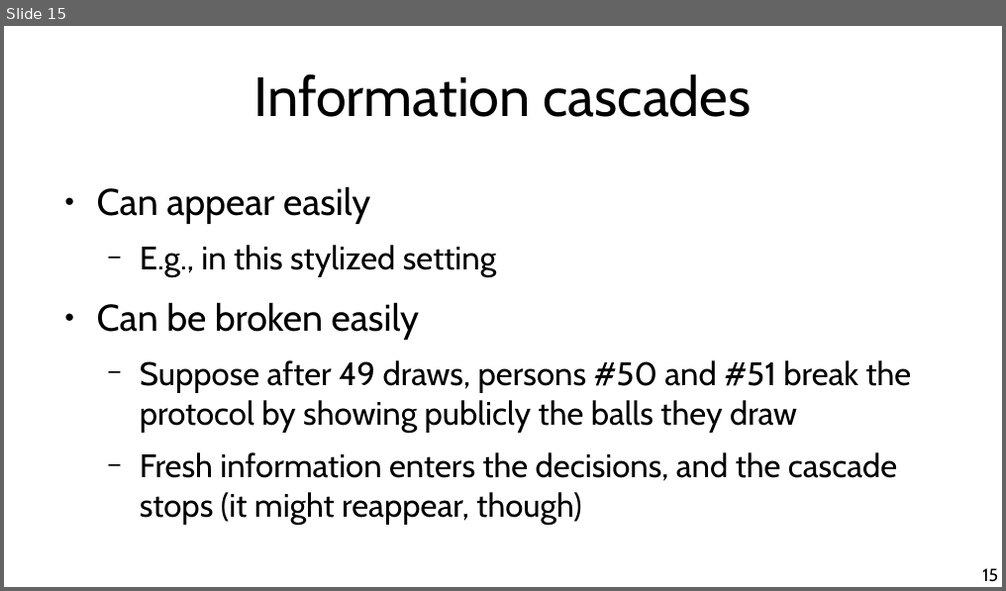
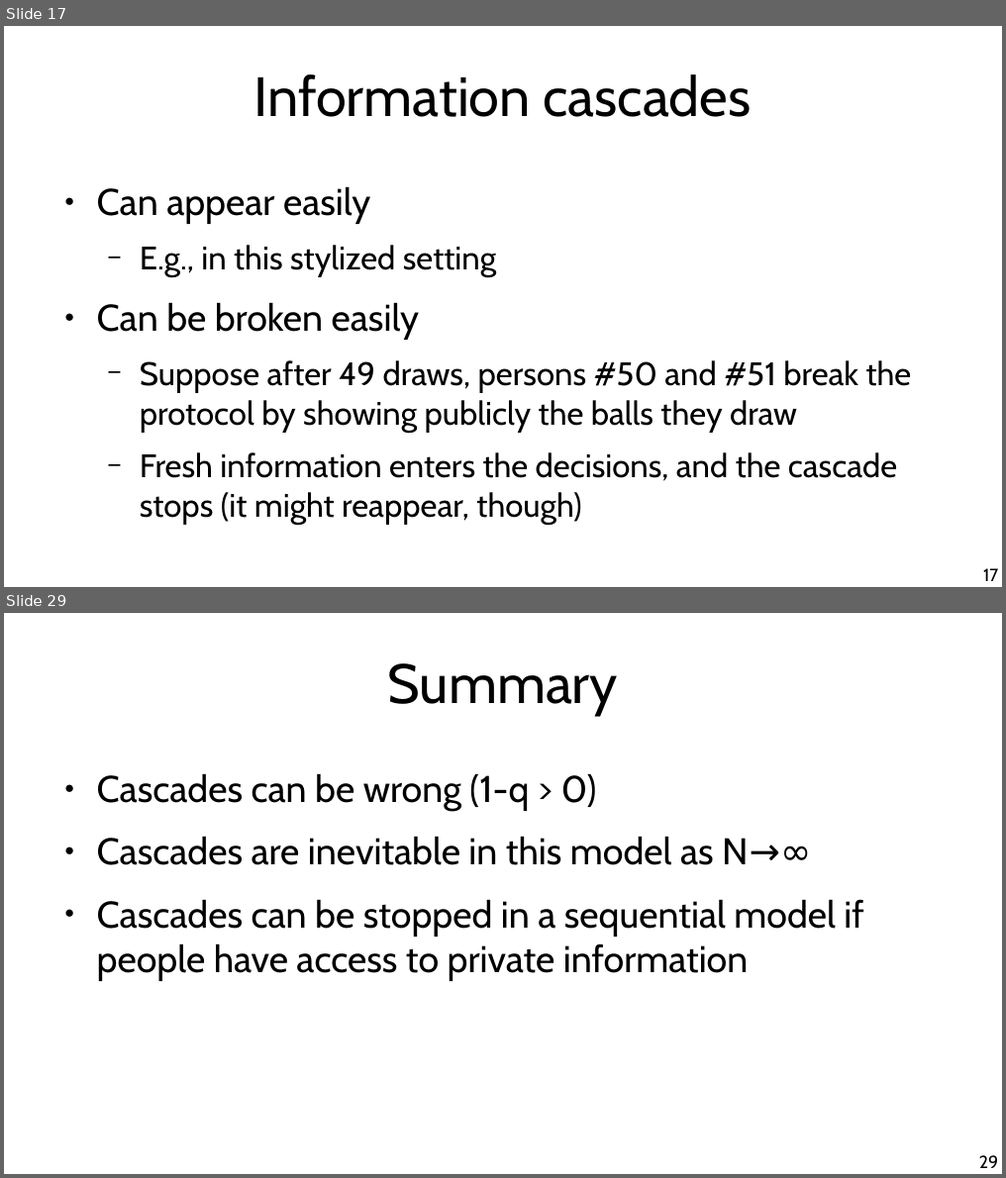
Before and after one commit to chatox/networks-science-course, a slide deck: theory/tt17_information_cascades.odp. Shown one above the other, each under a label of ours: slide 15 before the commit, slides 17 and 29 after it; the slides between them are not shown. The pictures are 1006x591 and 1006x1178 pixels, drawn with LibreOffice and Linux fonts; fonts in the diff are those of the drawing. Boxes give left, top, right and bottom in pixels: in the first picture for what was removed or moved away, otherwise in the second. Text is boxed around its words. In the diff, an @@ line names an element or a change of style, - is before the commit and + after.

Commit message:
Information cascades

```diff
--- a/theory/tt17_information_cascades.odp
+++ b/theory/tt17_information_cascades.odp
@@ slide 29 added at (4,613,1002,1174), background #FFFFFF @@
@@ title added at (387,663,618,715), 44 pt, text #000000 @@
+Summary
@@ text added at (97,773,863,981), 29.6 pt, text #000000 @@
+● Cascades can be wrong (1-q > 0)
+● Cascades are inevitable in this model as N→∞
+● Cascades can be stopped in a sequential model if people have access to private information
@@ page number added at (979,1156,998,1168), 14 pt, text #000000 @@
+29
@@ what was slide 15 is now slide 17 @@
@@ page number at (983,569,998,581): text changed @@
-15
+17
```
Also in this commit, not shown: 4 slides changed, 9 other slides added, 1 slide removed, 2 other files.
